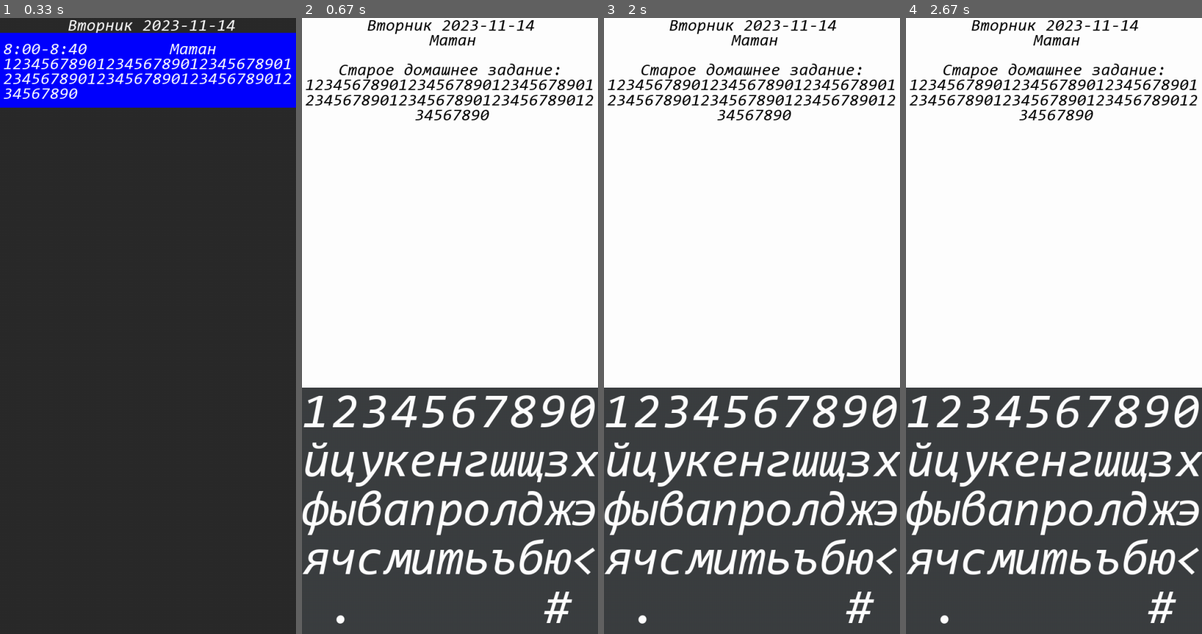
Above: before the commit, frames 1-4 (left to right).
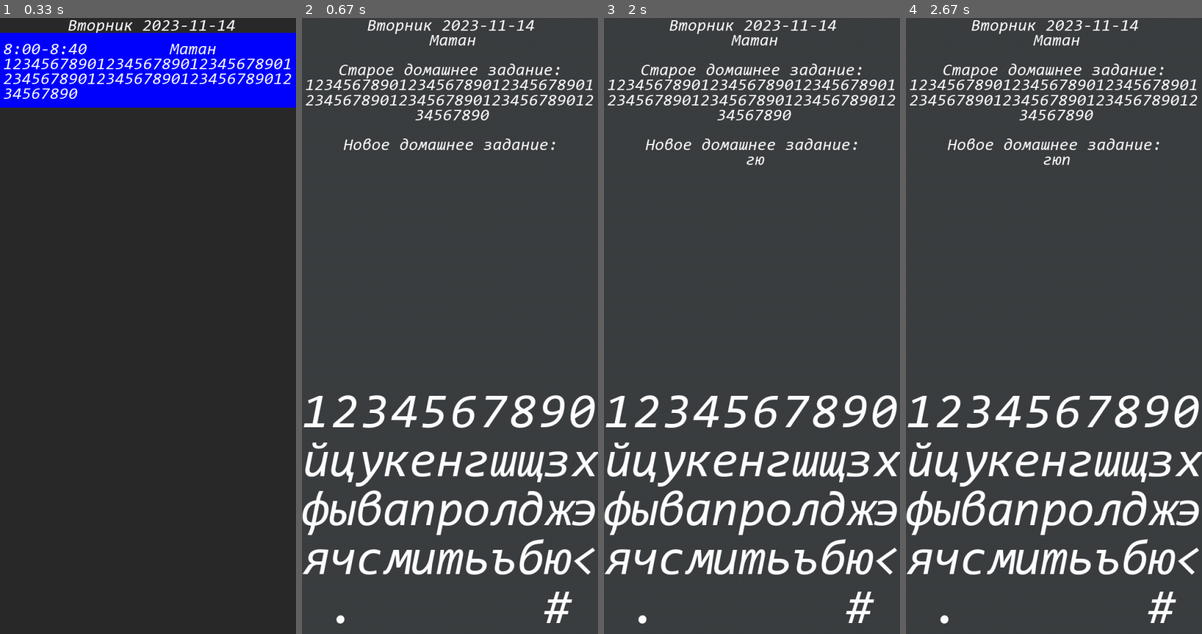
Above: after the commit, the same moments.

Repository: MR-Geri/diary
Game: pygame game, started from main.py
Two runs of this game, one before a commit and one after it. Both use one fixed random seed, a clock stepped at 60 frames per second and the inputs below.
Inputs (mouse positions are in pixels of both pictures, inside the frame that each line leads up to):
- Up to frame 1 (0.33 s): no input
- Up to frame 2 (0.67 s): click "Матан" at 0.38 s
- Up to frame 3 (2 s): click (781, 461) at 0.85 s; move the mouse to (861, 541) at 1.17 s; click (861, 541) at 1.45 s; move the mouse to (737, 486) at 1.87 s
- Up to frame 4 (2.67 s): click (1039, 486) at 2.13 s; move the mouse to (1054, 399) at 2.53 s

Frame 1 is identical in both runs. In frame 2, 60% of the frame differs, in the area x 0-100%, y 0-60%; in frame 3, 60%; in frame 4, 60%.

Commit message:
Готовая версия

Diff:
--- a/data/data.json
+++ b/data/data.json
@@ -6,13 +6,13 @@
         "lesson": "\u041c\u0430\u0442\u0430\u043d",
         "time_start": "8:00",
         "time_finish": "8:40",
-        "task": "1234567890123456789012345678901234567890123456789012345678901234567890"
+        "task": "\u0434\u0437"
       },
       {
         "lesson": "\u041c\u0430\u0442\u0435\u043c\u0430\u0442\u0438\u043a\u0430",
         "time_start": "8:00",
         "time_finish": "8:40",
-        "task": "0000"
+        "task": "\u0434\u043e\u043c\u0430"
       },
       {
         "lesson": "\u0420\u0443\u0441.\u042f\u0437\u044b\u043a",
--- a/main.py
+++ b/main.py
@@ -71,11 +71,15 @@
                 keys_width = width / len(y)
                 pos_y = self.keyboard_y0 + self.keyboard_height * self.keys.index(y)
                 if keys_width * x < pos[0] < keys_width * x + keys_width\
-                        and pos_y < pos[1] < pos_y + self.keyboard_height and click == 1 and self.last_click == 0:
+                        and pos_y < pos[1] < pos_y + self.keyboard_height and click == 0 and self.last_click == 1:
                     if y[x] == '<':
                         self.text_keyboard = self.text_keyboard[:-1]
                     elif y[x] == '#':
-                        self.text_keyboard += '\n'
+                        self.file[self.day]['lessons'][self.card_click_num]["task"] = self.text_keyboard
+                        main.save()
+                        self.text_keyboard = ''
+                        self.cards_flag = True
+                        self.keyboards_flag = False
                     else:
                         self.text_keyboard += y[x]
                     main.draw_all()
@@ -113,21 +117,20 @@
 
     def keyboards_draw(self):
         pygame.draw.rect(display, (60, 63, 65), (0, 0, width, height))
-        text_height = self.keyboard_y0
-        pygame.draw.rect(display, (255, 255, 255), (0, 0, width, text_height))
-        text = [f'{self.file[self.day]["day"]} {self.date}', f'{self.lessons[self.card_click_num]["lesson"]}',
-                '', 'Старое домашнее задание:']
-        task = self.lessons[self.card_click_num].get("task")
+        text = []
+        task = self.lessons[self.card_click_num]["task"]
         while len(task) > 0:
             text.append(task[:self.card_text_obr])
             task = task[self.card_text_obr:]
+        text = [f'{self.file[self.day]["day"]} {self.date}', f'{self.lessons[self.card_click_num]["lesson"]}',
+                '', 'Старое домашнее задание:', *text, '', 'Новое домашнее задание:', self.text_keyboard]
         for i in range(len(text)):
             text_print(message=text[i],
                        x=(12 / 1000) * width + width / self.card_text_obr * (self.card_text_obr - len(text[i])) / 2,
                        y=self.card_height / 5 * i,
-                       font_size=self.cards_text_size,
-                       font_color=(0, 0, 0)
+                       font_size=self.cards_text_size
                        )
+
         for y in self.keys:
             for x in range(len(y)):
                 keys_width = width / len(y)
@@ -175,7 +178,6 @@
             main.keyboards_draw()
         if self.cards_flag:
             main.cards_draw()
-        text_print(message=self.text_keyboard, x=0, y=200, font_size=50)
         pygame.display.update()
 
     def add_lesson(self):
